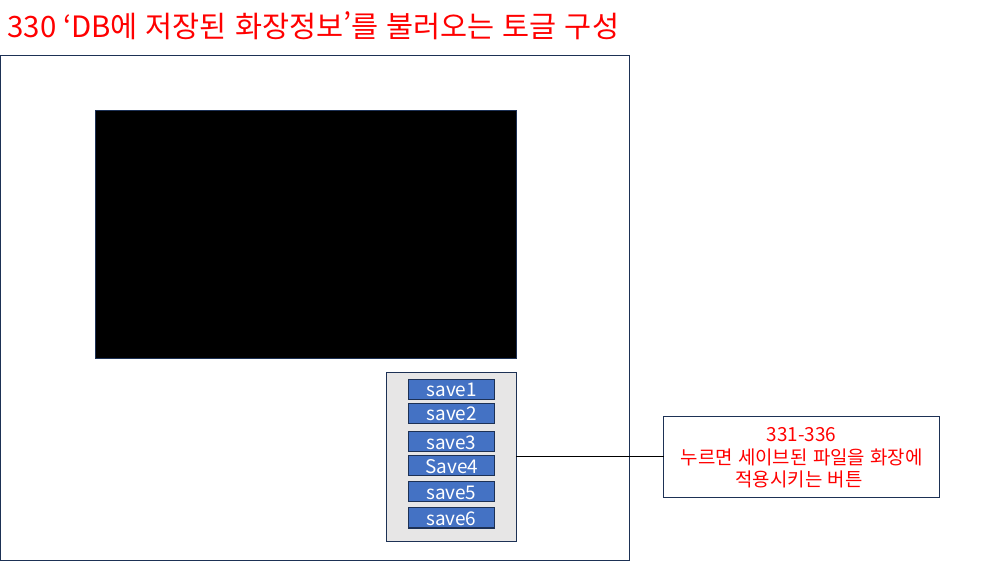
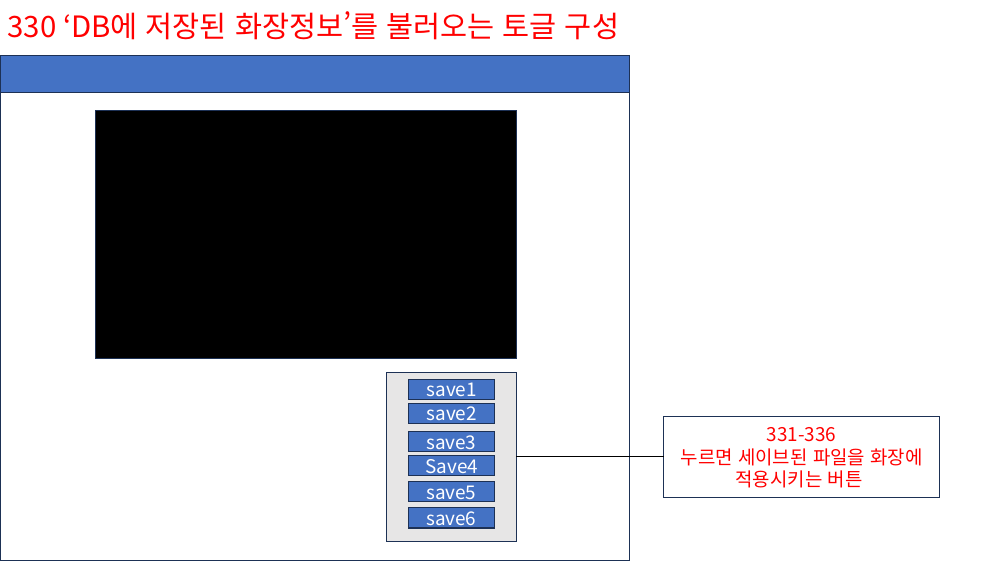
Before and after one commit to hosunghyun/Smart_Makeup_Web, a slide deck: slide 15 of UI프로토타입.pptx (slide 14 before the commit). Drawn at 1008x567 pixels with LibreOffice and Linux fonts; fonts in the diff are those of the drawing. Boxes give left, top, right and bottom in pixels: in the first picture for what was removed or moved away, otherwise in the second. Text is boxed around its words. In the diff, an @@ line names an element or a change of style, - is before the commit and + after.

```diff
--- a/UI프로토타입.pptx
+++ b/UI프로토타입.pptx
@@ rectangle added at (0, 55, 629, 92), fill #4472C4, outline #1E3256 1 pt @@
```
Also in this commit, not shown: 4 other slides changed, 1 slide added, 1 slide removed, 1 other file.
